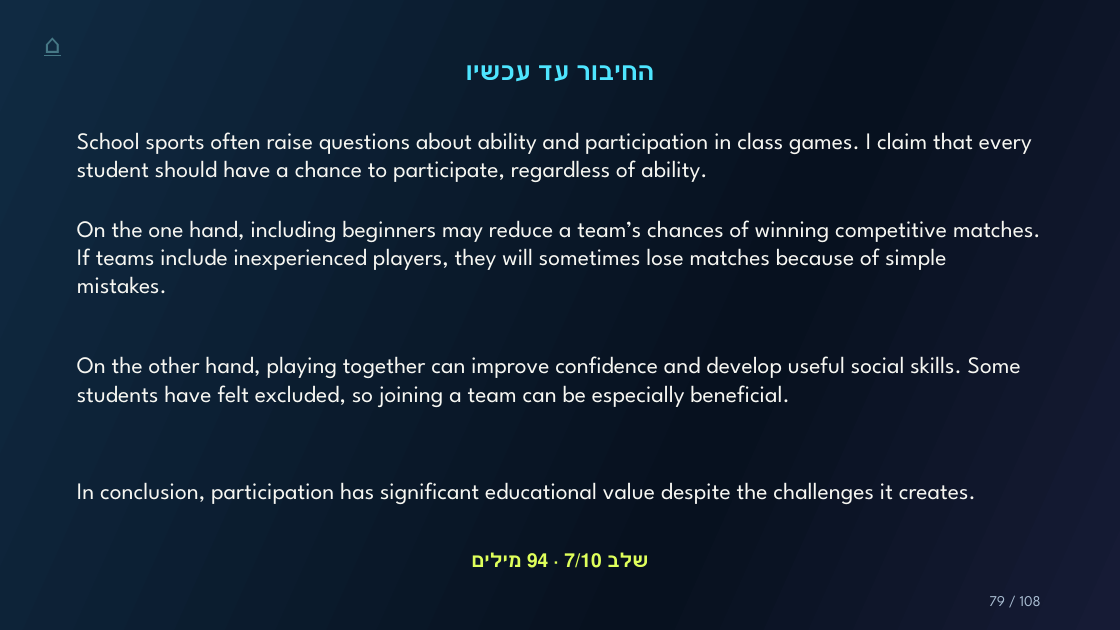
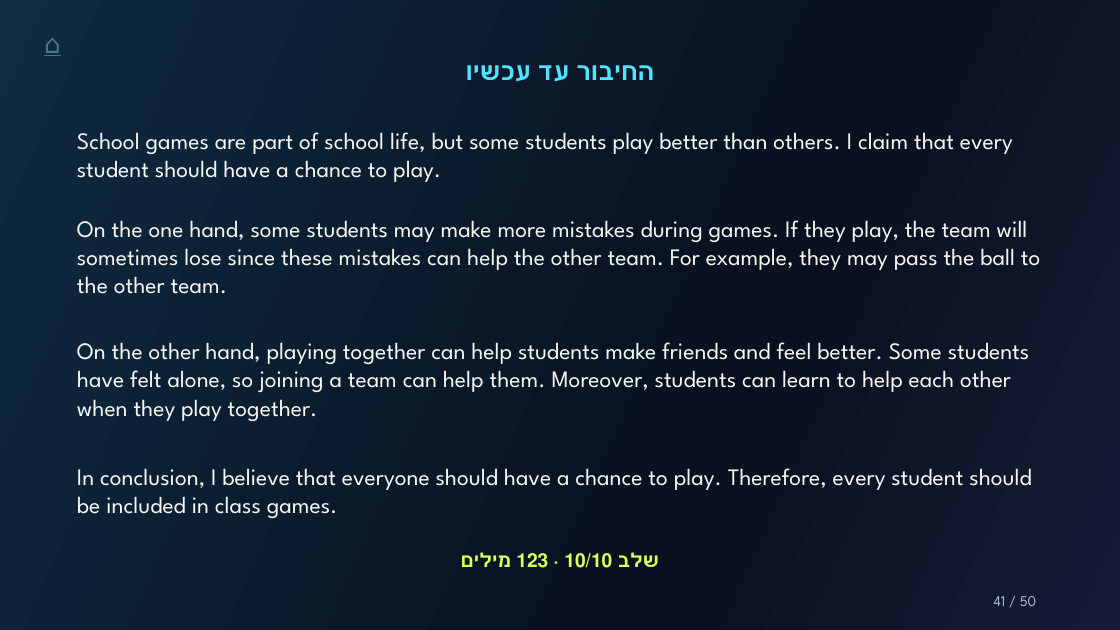
Before and after one commit to Simonh68/teachers, a slide deck: slide 41 of grade11/grammar-in-an-essay/files/grammar-in-an-essay.pptx (slide 79 before the commit). Drawn at 1120x630 pixels with LibreOffice and Linux fonts; fonts in the diff are those of the drawing. Boxes give left, top, right and bottom in pixels: in the first picture for what was removed or moved away, otherwise in the second. Text is boxed around its words. In the diff, an @@ line names an element or a change of style, - is before the commit and + after.

```diff
--- a/grade11/grammar-in-an-essay/files/grammar-in-an-essay.pptx
+++ b/grade11/grammar-in-an-essay/files/grammar-in-an-essay.pptx
@@ text at (77, 132, 1013, 182): text changed @@
-School sports often raise questions about ability and participation in class games. I claim that every student should have a chance to participate, regardless of ability.
+School games are part of school life, but some students play better than others. I claim that every student should have a chance to play.
@@ text at (77, 220, 1041, 294): text changed @@
-On the one hand, including beginners may reduce a team’s chances of winning competitive matches. If teams include inexperienced players, they will sometimes lose matches because of simple mistakes.
+On the one hand, some students may make more mistakes during games. If they play, the team will sometimes lose since these mistakes can help the other team. For example, they may pass the ball to the other team.
@@ text at (77, 342, 1030, 421): text changed @@
-On the other hand, playing together can improve confidence and develop useful social skills. Some students have felt excluded, so joining a team can be especially beneficial.
+On the other hand, playing together can help students make friends and feel better. Some students have felt alone, so joining a team can help them. Moreover, students can learn to help each other when they play together.
@@ text at (77, 468, 1032, 518): text changed @@
-In conclusion, participation has significant educational value despite the challenges it creates.
+In conclusion, I believe that everyone should have a chance to play. Therefore, every student should be included in class games.
@@ text at (564, 553, 612, 568): text changed @@
-שלב 7/10 · 94 מילים
+שלב 10/10 · 123 מילים
@@ text at (994, 596, 1036, 606): text changed @@
-79 / 108
+41 / 50
```
Also in this commit, not shown: 17 other slides changed, 32 slides added, 90 slides removed, 6 other files.
